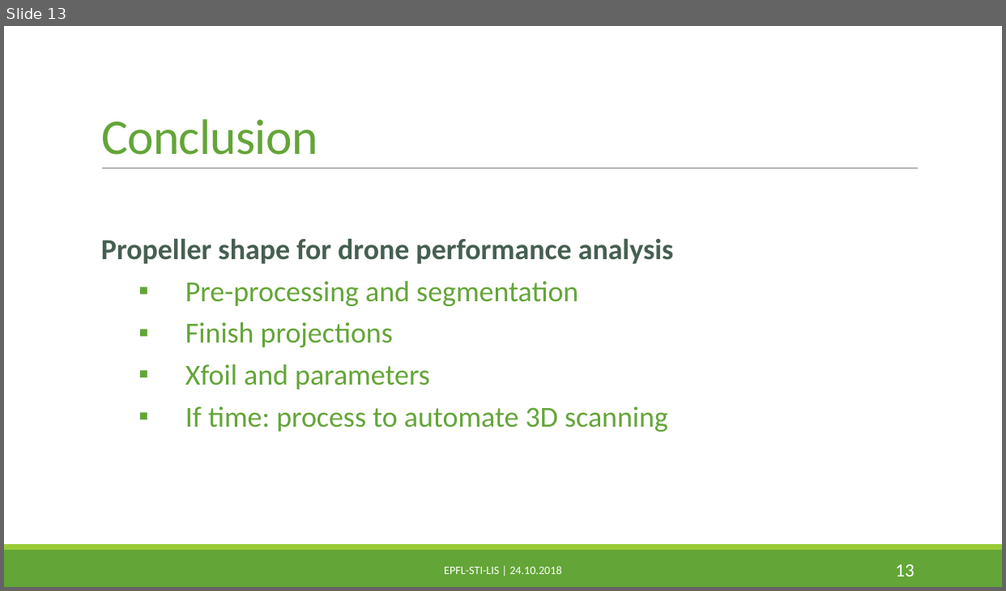
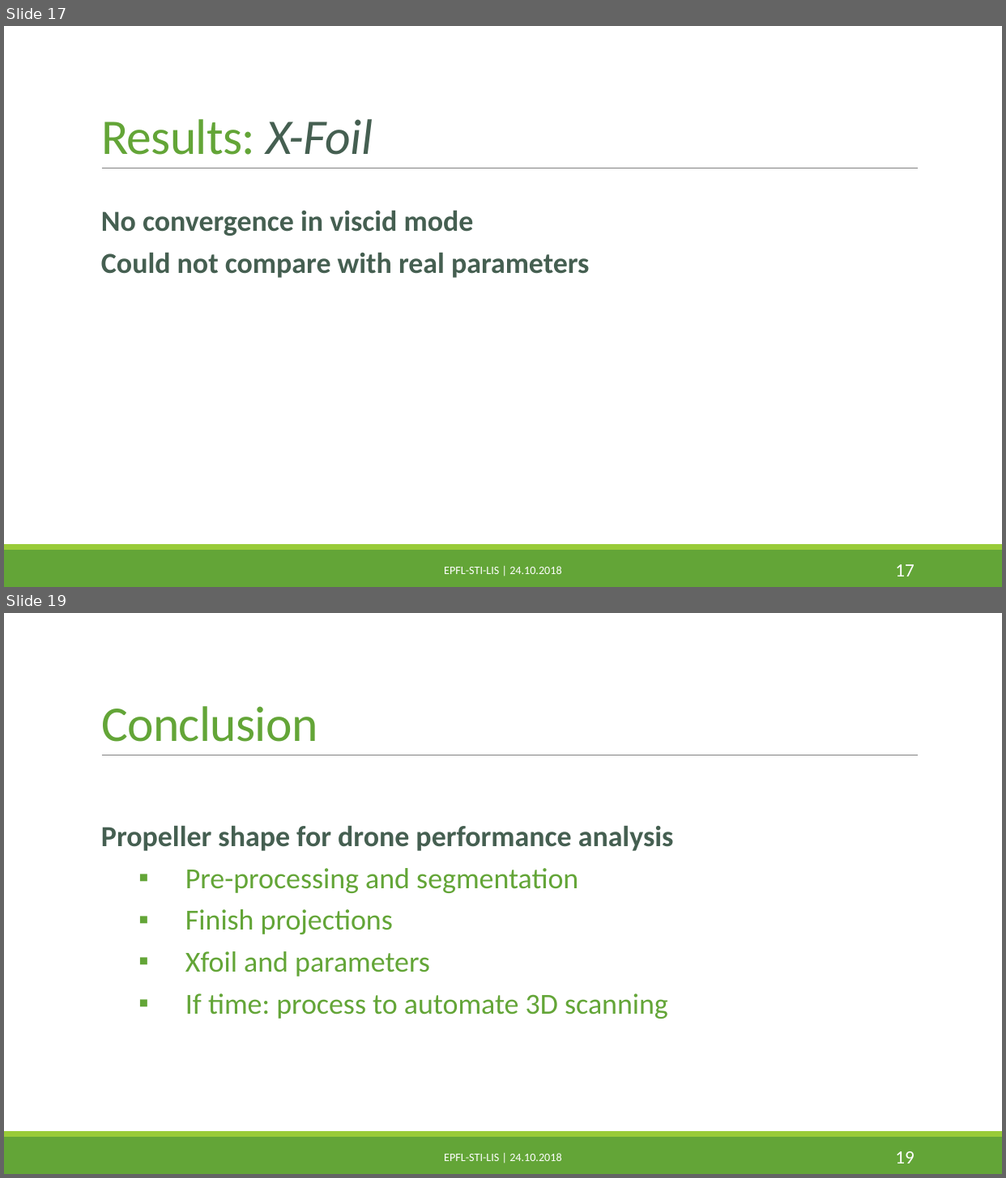
Before and after one commit to PaulineMauryL/PropellerProject, a slide deck: Report/MIDTERM.pptx. Shown one above the other, each under a label of ours: slide 13 before the commit, slides 17 and 19 after it; the slides between them are not shown. The pictures are 1006x591 and 1006x1178 pixels, drawn with LibreOffice and Linux fonts; fonts in the diff are those of the drawing. Boxes give left, top, right and bottom in pixels: in the first picture for what was removed or moved away, otherwise in the second. Text is boxed around its words. In the diff, an @@ line names an element or a change of style, - is before the commit and + after.

```diff
--- a/Report/MIDTERM.pptx
+++ b/Report/MIDTERM.pptx
@@ slide 17 added at box(4, 26, 1002, 587), background #FFFFFF; not listed: 3 template elements that a slide beside it also shows @@
@@ title added at box(101, 119, 373, 155), 48 pt, text #63A537 @@
+Results: X-Foil
@@ text added at box(101, 210, 589, 278), 28 pt, text #455F51, bold @@
+No convergence in viscid mode
+Could not compare with real parameters
@@ text added at box(444, 566, 561, 574), 11 pt, text #FFFFFF @@
+EPFL-STI-LIS | 24.10.2018
@@ page number added at box(895, 565, 914, 577), 18 pt, text #FFFFFF @@
+17
@@ what was slide 13 is now slide 19 @@
@@ page number at box(895, 1152, 914, 1164): text changed @@
-13
+19
```
Also in this commit, not shown: 9 slides changed, 6 other slides added, 1 slide removed, 14 other files.
